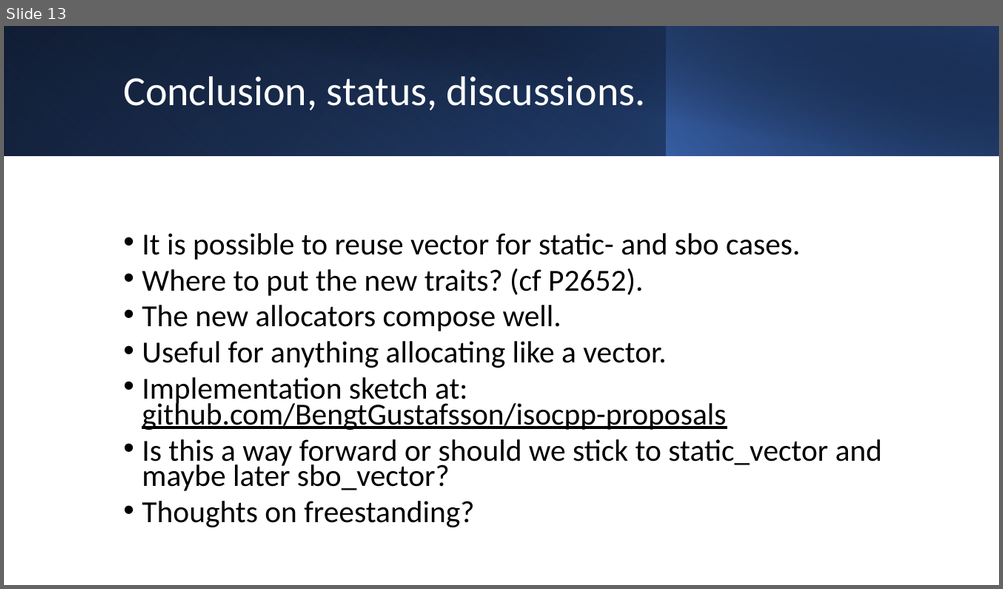
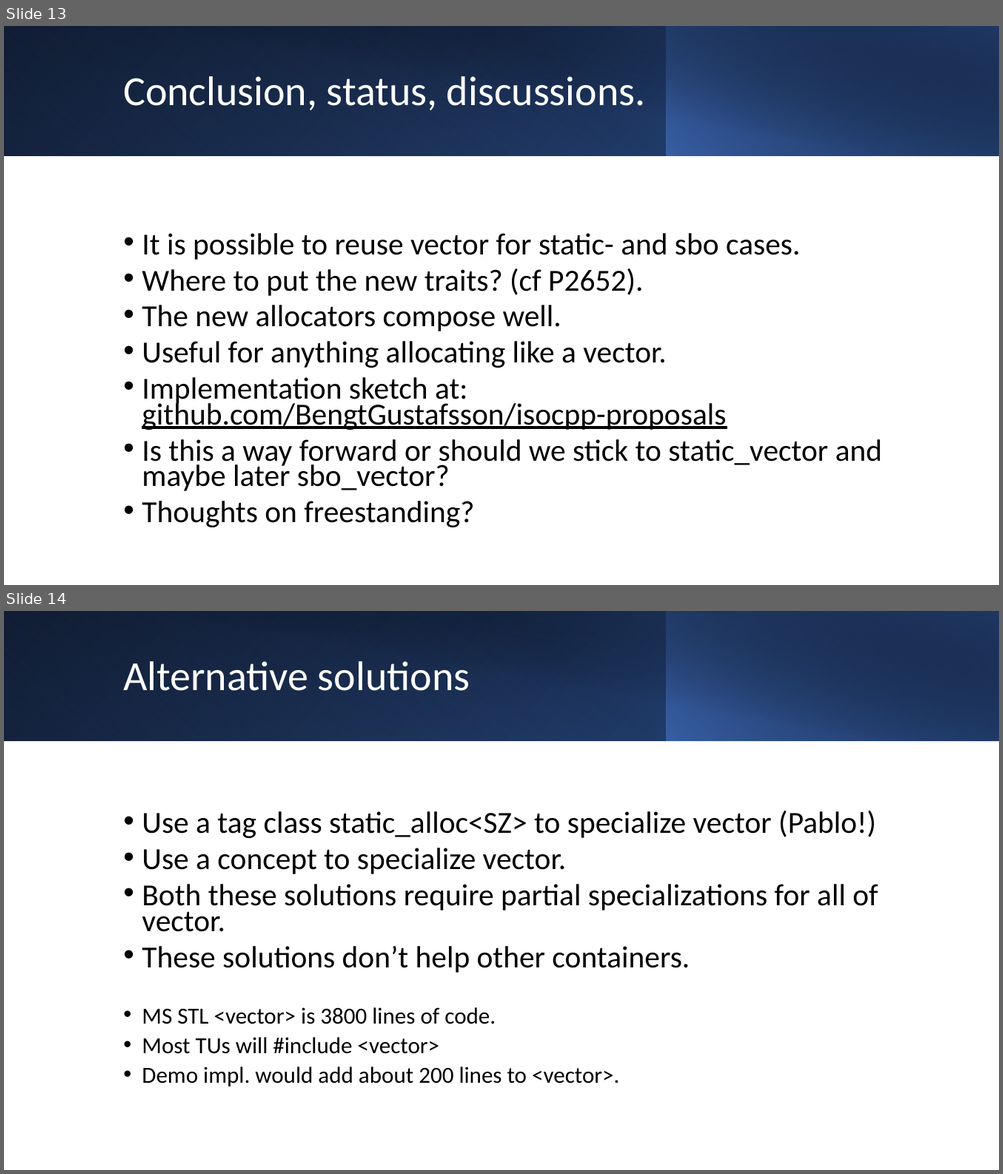
Before and after one commit to BengtGustafsson/isocpp-proposals, a slide deck: P2667-VectorAllocatorForSBO/VectorAllocatorPresentation.pptx. Shown one above the other, each under a label of ours: slide 13 before the commit, slides 13 and 14 after it. The pictures are 1003x589 and 1003x1174 pixels, drawn with LibreOffice and Linux fonts; fonts in the diff are those of the drawing. Boxes give left, top, right and bottom in pixels: in the first picture for what was removed or moved away, otherwise in the second. Text is boxed around its words. In the diff, an @@ line names an element or a change of style, - is before the commit and + after.

```diff
--- a/P2667-VectorAllocatorForSBO/VectorAllocatorPresentation.pptx
+++ b/P2667-VectorAllocatorForSBO/VectorAllocatorPresentation.pptx
@@ slide 14 added at (4, 611, 999, 1170), background #FFFFFF @@
@@ rectangle added at (4, 611, 999, 741), fill gradient #000000 to #2F5597 @@
@@ rectangle added at (4, 611, 666, 741), fill gradient #4472C4 to #203864 @@
@@ rectangle added at (41, 611, 999, 741), fill gradient #000000 to #203864 @@
@@ rectangle added at (666, 611, 999, 741), fill gradient #4472C4 to #000000 @@
@@ title added at (123, 661, 469, 691), 40 pt, text #FFFFFF @@
+Alternative solutions
@@ text added at (142, 811, 877, 1087), 29.6 pt, text #000000 @@
+• Use a tag class static_alloc<SZ> to specialize vector (Pablo!)
+• Use a concept to specialize vector.
+• Both these solutions require partial specializations for all of vector.
+• These solutions don’t help other containers.
+• MS STL <vector> is 3800 lines of code.
+• Most TUs will #include <vector>
+• Demo impl. would add about 200 lines to <vector>.
```
Also in this commit, not shown: 1 other file.
